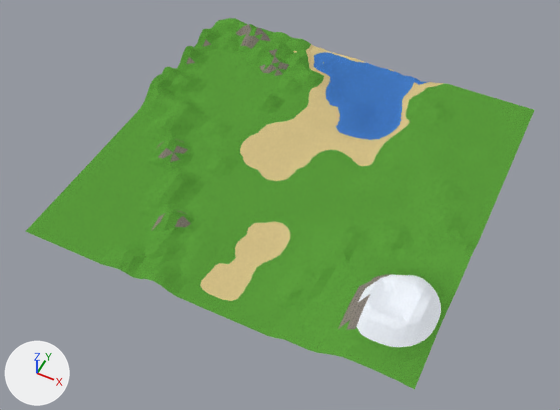
The Blender file art/world/source/world_landscape.blend, before and after one commit.
One viewpoint serves both versions: a 50 mm lens placed at (601.0, -1312.0, 1459.0), pointed at (-3.0, -103.0, -51.0). Lighting does not change. The marker at lower left points along +X, +Y and +Z. The older version comes first.

Before the edit, the objects in view are built like this:
```python
ob_plane = bpy.data.objects.new('Plane', me_plane_001)
ob_plane.location = (0.0, 0.0, 0.0)
ob_plane.scale = (500.0, 500.0, 2.0)
```
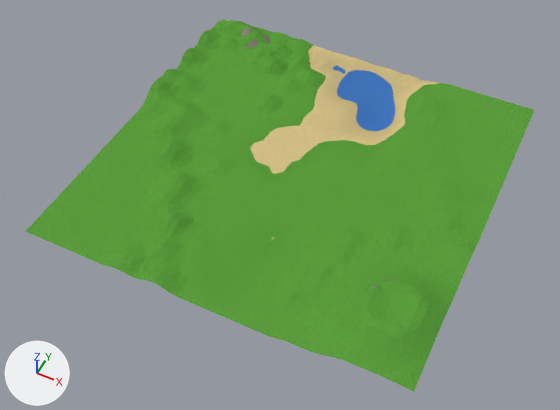
The newer file is also rescaled (x2.0) as a whole; pictures and numbers use the older file's frame.

Diff of the bpy script that builds the scene:
```diff
--- a/art/world/source/world_landscape.blend.py
+++ b/art/world/source/world_landscape.blend.py
@@ mat_ground_placeholder @@
 n13 = _N.new('ShaderNodeMath'); n13.name = 'Math.002'
 n13.operation = 'LESS_THAN'
-n13.inputs[1].default_value = -3.013  # 'Value'
+n13.inputs[1].default_value = -4.519  # 'Value'
 n14 = _N.new('ShaderNodeMix'); n14.name = 'Mix'
@@ mat_ground_placeholder @@
 n15 = _N.new('ShaderNodeMath'); n15.name = 'Math.003'
 n15.operation = 'LESS_THAN'
-n15.inputs[1].default_value = -11.93  # 'Value'
+n15.inputs[1].default_value = -17.9  # 'Value'
 n16 = _N.new('ShaderNodeMix'); n16.name = 'Mix.001'
@@ mat_ground_placeholder @@
 n17 = _N.new('ShaderNodeMath'); n17.name = 'Math.004'
 n17.operation = 'GREATER_THAN'
-n17.inputs[1].default_value = 72.08  # 'Value'
+n17.inputs[1].default_value = 108.1  # 'Value'
 n18 = _N.new('ShaderNodeMix'); n18.name = 'Mix.002'
@@ me_plane_001 @@
 # used by ob_plane; location = (0.0, 0.0, 0.0); scale = (500.0, 500.0, 2.0)
-me_plane_001.from_pydata(...)  # 2704 vertices, 2601 faces; spans x -1.0..1.0, y -1.0..1.0, z -20.8..51.1
+me_plane_001.from_pydata(...)  # 2704 vertices, 2601 faces; spans x -1.0..1.0, y -1.0..1.0, z -15.6..38.4
+# me_plane_001 part 1: the whole mesh is scaled about the mesh origin by (1, 1, 0.75)
 me_plane_001.materials.append(mat_ground_placeholder)
```

Location of each change, (x1, y1, x2, y2) in pixels of the pictures (560 x 410 px; the box of a moved part takes in the faces that stretch with it):
'Plane', surface changed, rescaled
    before: (26, 18, 534, 389)
    after: (26, 19, 534, 391)
part 1 of me_plane_001, moved or reshaped
    before: (109, 18, 476, 389)
    after: (109, 19, 476, 391)
